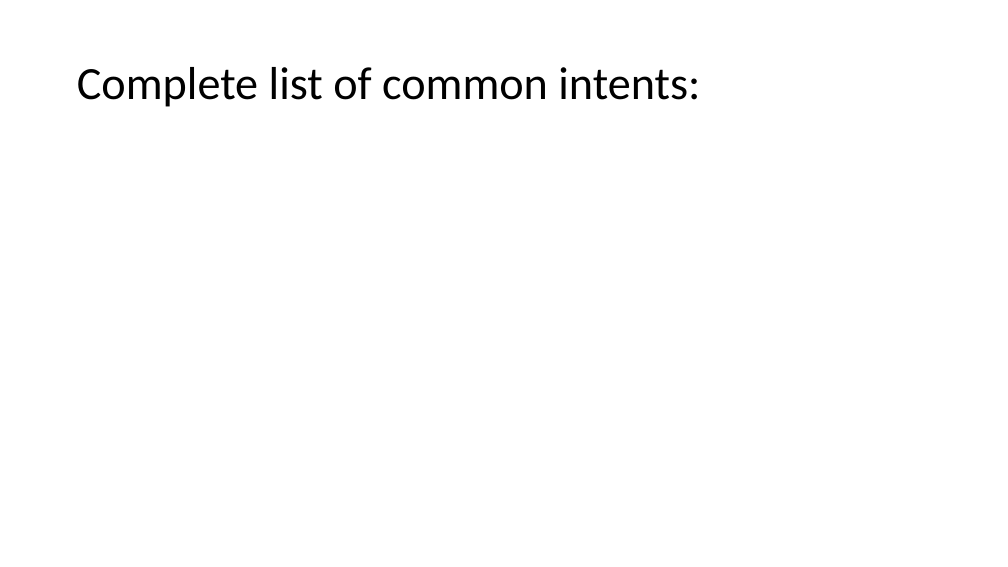
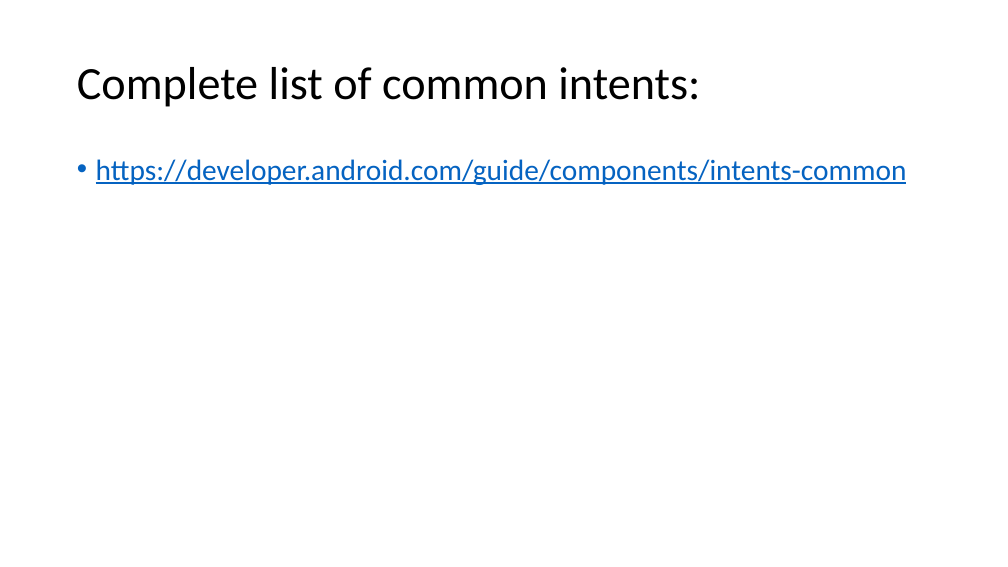
Before and after one commit to russellu/cs230, a slide deck: slide 39 of Lecture_06.pptx (slide 40 before the commit). Drawn at 1008x567 pixels with LibreOffice and Linux fonts; fonts in the diff are those of the drawing. Boxes give left, top, right and bottom in pixels: in the first picture for what was removed or moved away, otherwise in the second. Text is boxed around its words. In the diff, an @@ line names an element or a change of style, - is before the commit and + after.

```diff
--- a/Lecture_06.pptx
+++ b/Lecture_06.pptx
@@ text added at box(96, 159, 907, 185), 28 pt, text #0563C1, underline @@
+• https://developer.android.com/guide/components/intents-common
```
Also in this commit, not shown: 3 other slides changed, 1 slide removed.
